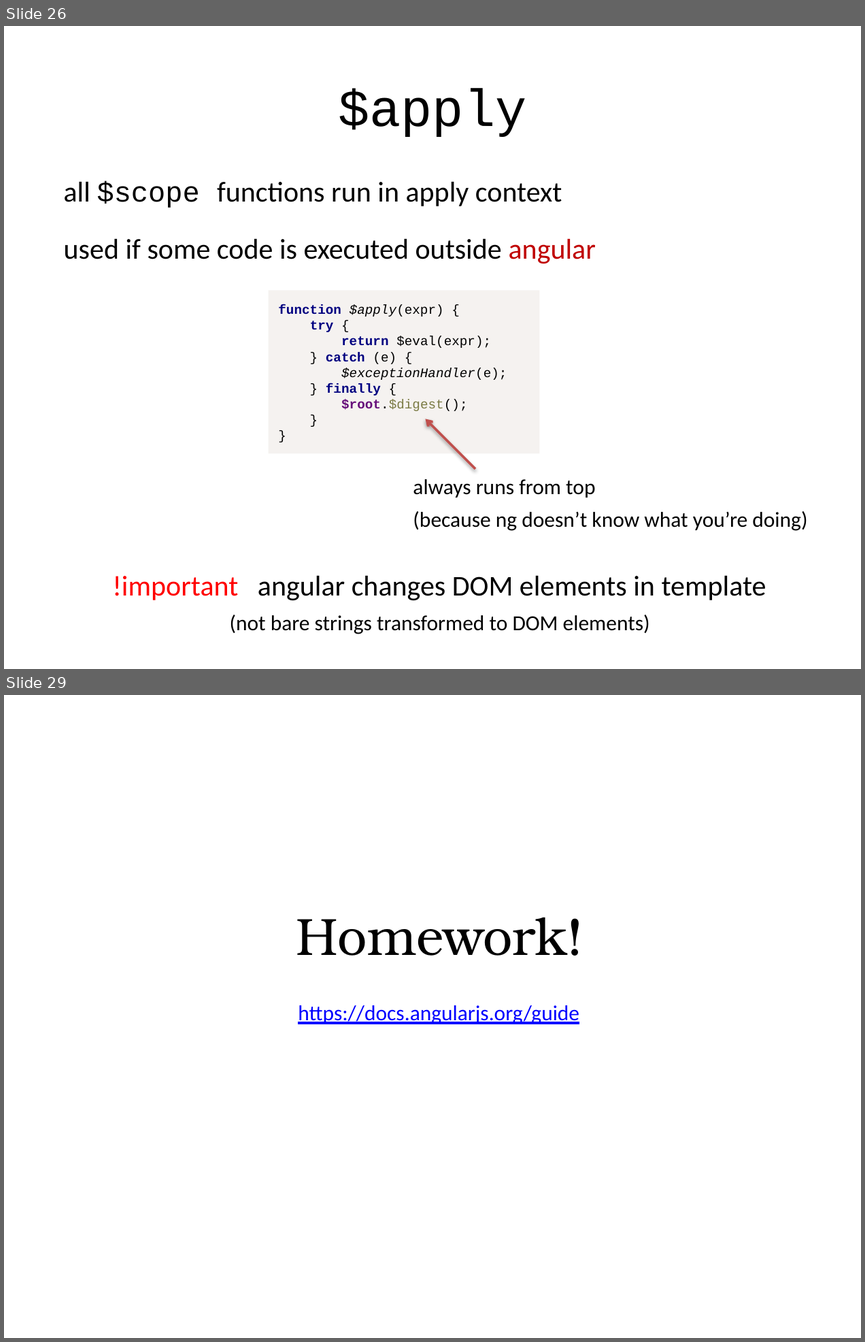
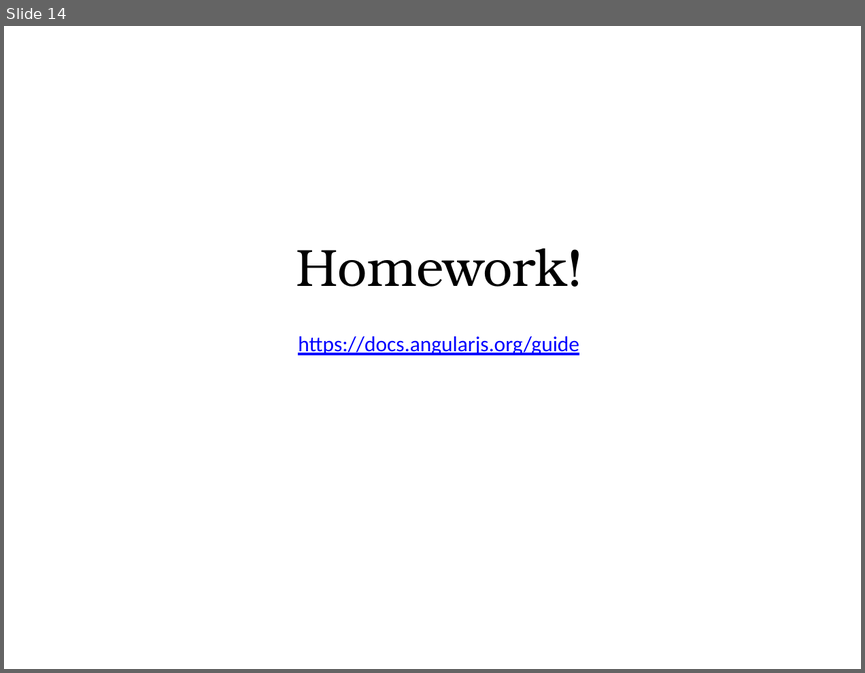
Before and after one commit to alexeymatveevp/angularjs-course, a slide deck: docs/03_directives.pptx. Shown one above the other, each under a label of ours: slides 26 and 29 before the commit, slide 14 after it; the slides between them are not shown. The pictures are 865x1342 and 865x673 pixels, drawn with LibreOffice and Linux fonts; fonts in the diff are those of the drawing. Boxes give left, top, right and bottom in pixels: in the first picture for what was removed or moved away, otherwise in the second. Text is boxed around its words. In the diff, an @@ line names an element or a change of style, - is before the commit and + after.

```diff
--- a/docs/03_directives.pptx
+++ b/docs/03_directives.pptx
@@ slide 26 removed at [4,26,861,669], background #FFFFFF @@
@@ title removed at [338,88,526,137] @@
-$apply
@@ text removed at [64,180,562,208] @@
-all $scope functions run in apply context
@@ text removed at [64,238,596,264] @@
-used if some code is executed outside angular
@@ rectangle removed at [268,290,540,452] @@
-function $apply(expr) {
-try {
-return $eval(expr);
-} catch (e) {
-$exceptionHandler(e);
-} finally {
-$root.$digest();
-}
-}
@@ arrow removed from (475, 469) to (426, 418) @@
@@ text removed at [413,479,595,497] @@
-always runs from top
@@ text removed at [413,511,807,531] @@
-(because ng doesn’t know what you’re doing)
@@ text removed at [112,575,766,601] @@
-!important angular changes DOM elements in template
@@ text removed at [230,614,650,634] @@
-(not bare strings transformed to DOM elements)
@@ what was slide 29 is now slide 14 @@
```
Also in this commit, not shown: 3 slides changed, 2 slides added, 16 other slides removed, 31 other files.
